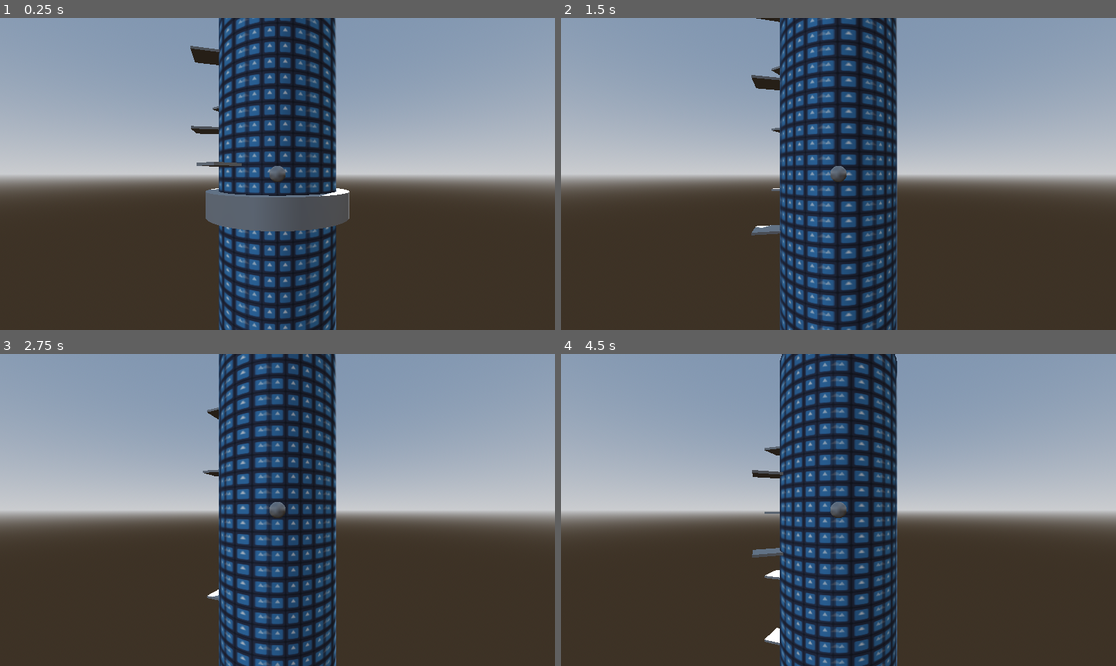
Above: before the commit, frames 1-4 (two rows, left to right).
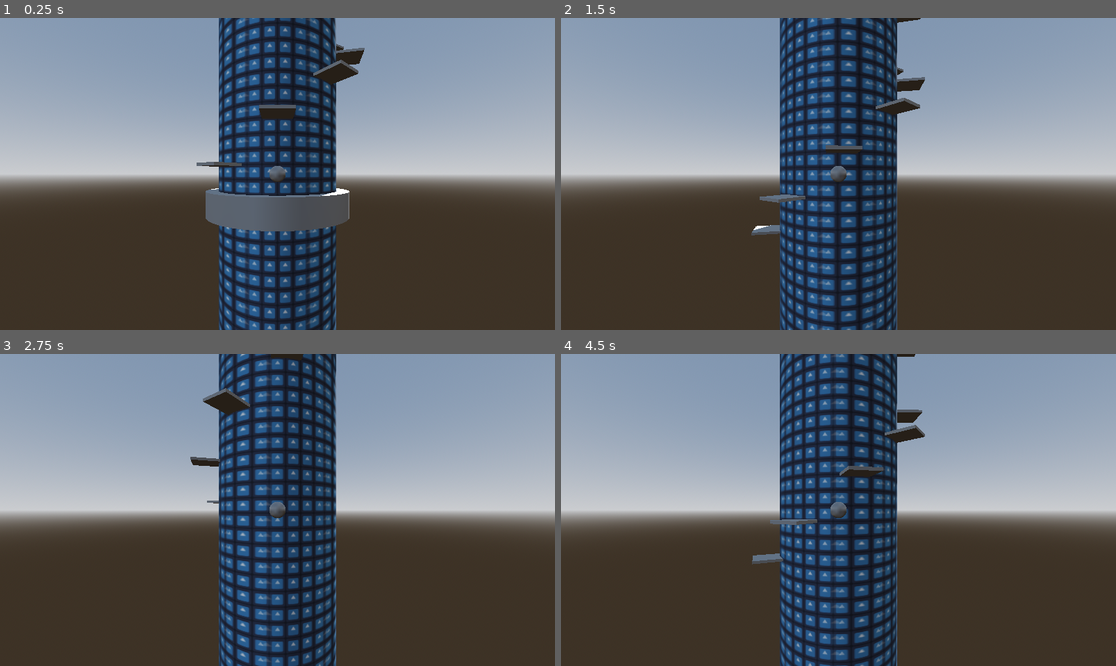
Above: after the commit, the same moments.

Repository: safgd/Infinite-Jump-Game
Game: Godot game, scene res://Scenes/game.tscn
Two runs of this game, one before a commit and one after it. Both use one fixed random seed, a clock stepped at 60 frames per second and the inputs below. The engine's default icon, where the game draws it, is replaced by a stand-in: a white triangle on a blue panel in a dark square.
Inputs:
- Up to frame 1 (0.25 s): no input
- Up to frame 2 (1.5 s): tap Enter (ui_accept) at 0.5, 0.77 s; hold Right (ui_right) 0.53-1.28 s; hold Down (ui_down) from 1.28 s (still down)
- Up to frame 3 (2.75 s): tap Enter (ui_accept) at 1.52 s; release Down (ui_down) at 2.03 s; hold Right (ui_right) from 2.03 s (still down)
- Up to frame 4 (4.5 s): release Right (ui_right) at 2.78 s; hold Up (ui_up) 2.78-3.53 s; tap Enter (ui_accept) at 3.02, 3.77 s; hold Left (ui_left) from 3.53 s (still down)

The runs differ from the first frame. In frame 1, 1.1% of the frame differs, in the area x 34-66%, y 8-58%; in frame 2, 1.1%; in frame 3, 10%; in frame 4, 13%, in the area x 34-66%, y 0-100%.

Commit message:
difficulty now increases when progressing. bug found: sometimes a platform breaks that wasn't touched by the player

Diff:
--- a/Scripts/cylinder_map.gd
+++ b/Scripts/cylinder_map.gd
@@ -9,6 +9,12 @@
 var platform_tokens = 20
 
 var last_plat: Platform
+
+# unused so far
+var difficulty_level: int = 0
+
+@export var breakable_condition_value: float = 0.1
+@export var movable_condition_value: float = 0.1
 
 func _ready() -> void:
 	for i: int in range(10):
@@ -44,6 +50,12 @@
 	new_rotation = floori(new_rotation) % 360
 	last_plat.rotation_degrees.y = new_rotation
 
-	if randf() < 0.3:
+	if randf() < movable_condition_value:
 		last_plat.start_moving()
-	last_plat.breakable = true
+	if randf() < breakable_condition_value:
+		last_plat.breakable = true
+
+func increase_difficulty_level()->void:
+	difficulty_level += 1
+	breakable_condition_value = clampf(breakable_condition_value, breakable_condition_value + 0.05, 1.0)
+	movable_condition_value = clampf(movable_condition_value, movable_condition_value + 0.05, 1.0)
--- a/Scripts/world_reshift_zone.gd
+++ b/Scripts/world_reshift_zone.gd
@@ -1,7 +1,7 @@
+class_name World_Reshift_Zone
 extends Area3D
 
 @export var map: Map
-
 
 func _on_body_entered(body: Node3D) -> void:
 	if body is Player:
@@ -9,7 +9,7 @@
 		# shift world and player back down to avoid floating point problems
 		(body as Node3D).global_position.y -= 5.0
 		map.shift_platforms(Vector3(0, -5, 0))
-
+		map.increase_difficulty_level()
 		# spawn new platforms
 		for i: int in range(10):
 			map.add_new_platform()
